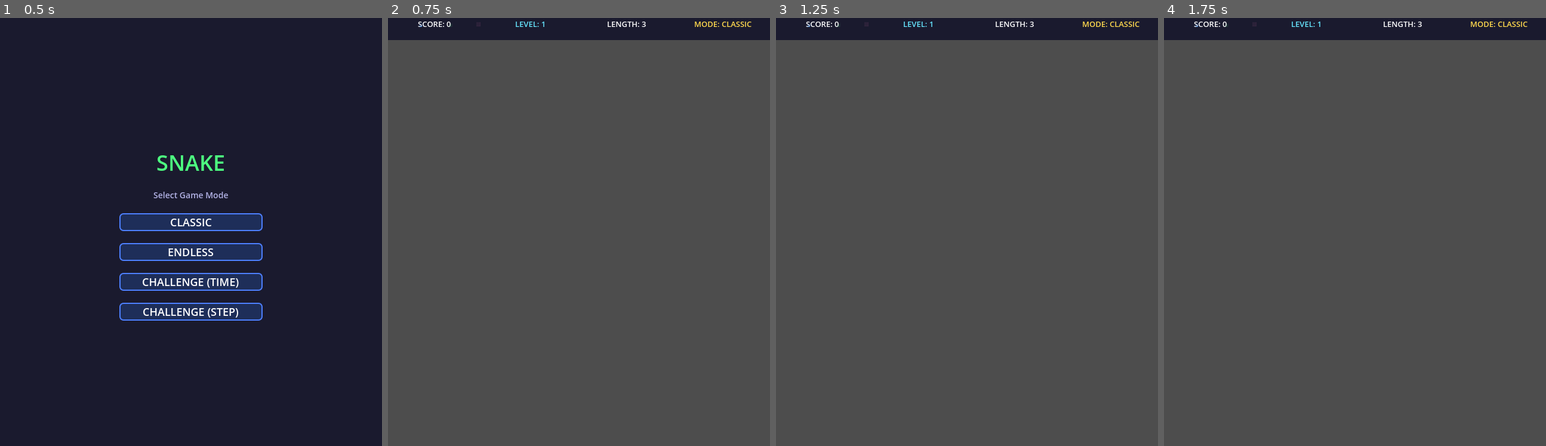
Above: before the commit, frames 1-4 (left to right).
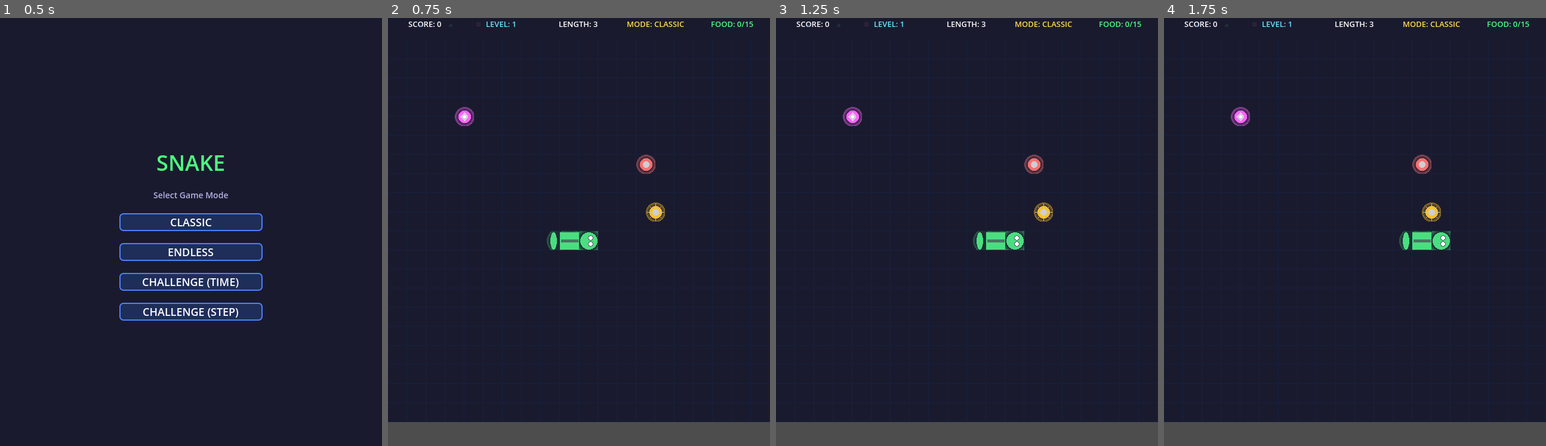
Above: after the commit, the same moments.

Repository: skyfire1123/snake-games
Game: Godot game, scene res://scenes/game_manager.tscn
Two runs of this game, one before a commit and one after it. Both use one fixed random seed, a clock stepped at 60 frames per second and the inputs below.
Inputs (mouse positions are in pixels of both pictures, inside the frame that each line leads up to):
- Up to frame 1 (0.5 s): no input
- Up to frame 2 (0.75 s): click "CLASSIC" at 0.5 s
- Up to frame 3 (1.25 s): no input
- Up to frame 4 (1.75 s): tap Enter at 1.25 s; move the mouse to (1439, 210) at 1.27 s; hold Right from 1.28 s (still down); tap R at 1.35 s; click (1439, 210) at 1.42 s

Frame 1 is identical in both runs. In frame 2, 90% of the frame differs, in the area x 0-100%, y 0-95%; in frame 3, 90%; in frame 4, 90%.
Error before the commit: Parse Error: Cannot infer the type of "pts" variable because the value doesn't have a set type. (res://scripts/main.gd:203)

Commit message:
Fix: parse error - explicit int types for ftype and pts, cast Dictionary.get() return

Diff:
--- a/scripts/FoodManager.gd
+++ b/scripts/FoodManager.gd
@@ -153,4 +153,5 @@
 	return positions
 
 func get_points_for_type(ftype: int) -> int:
-	return POINTS.get(ftype, 10)
+	var v = POINTS.get(ftype, 10)
+	return v as int
--- a/scripts/main.gd
+++ b/scripts/main.gd
@@ -197,10 +197,10 @@
 	_occupied_cells = _snake.get_body_positions()
 
 func _on_food_eaten_by_type(food_type: int, grid_pos: Vector2i) -> void:
-	var ftype := food_type as int
+	var ftype: int = food_type
 
 	# Score
-	var pts := _food_manager.get_points_for_type(ftype)
+	var pts: int = _food_manager.get_points_for_type(ftype)
 	_score += pts
 
 	# Phase 3: slow effect for BLUE food
